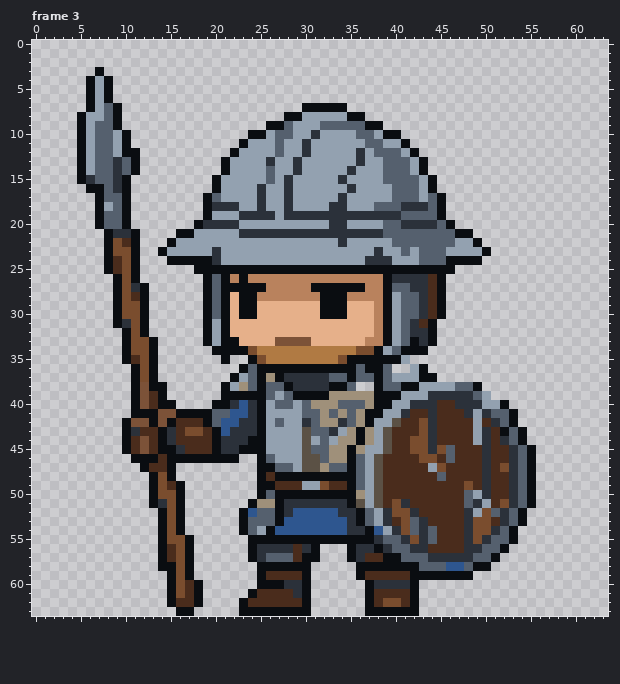
Pixel-art file: ArtSource/RemainingCast/Idles/SpearGuard_Idle.aseprite. The first picture shows the starting point.
64x64 pixels, 9 frames. Shown: frame 3. The commit also changed other frames, which this record leaves out.
And afterwards:
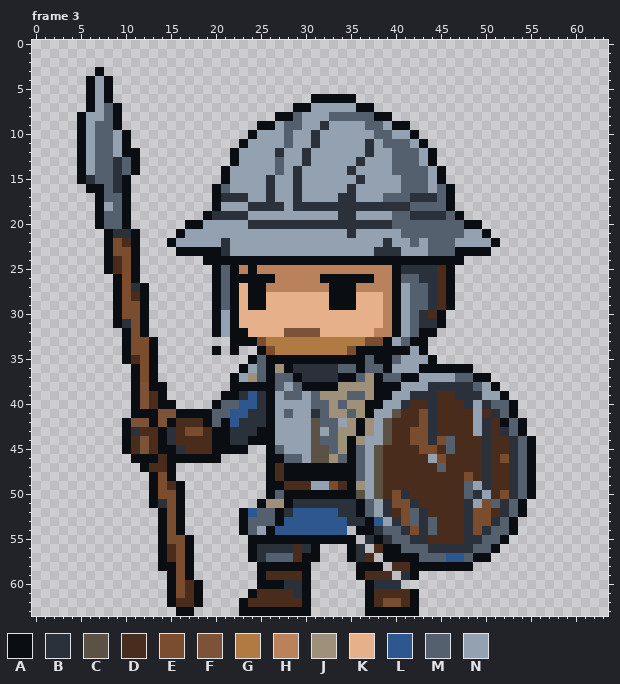
Palette (. is transparent): A #0a0d11  B #2b313a  C #5b5145  D #4a2c1c  E #7a4d2e  F #7c5238  G #b07a43  H #b9825d  J #9f907a  K #e6b08a  L #2e568f  M #55606e  N #93a1b0
The exact change:
Changed rows in their new state; - is an unchanged pixel.
Frame 3:
first column x 14:
 6 -----------------AAAAA--------------------
 7 ---------------A-NNNNNAA------------------
 8 -------------A-M---MMMMMAA----------------
 9 -----------A-N-M--BNNNNMMNAA--------------
10 -----------N-N--------NNMMNNA-------------
11 -------------NM-NB-----BNMMMNA------------
12 -------------B--------NBNN-MMNA-----------
13 -------.A---NM-NB--------N--MNA-----------
14 ------------NM-----------N--MMNA----------
15 ------.A----B-NB----N-B--NN--MNA----------
16 -------M---NB-NB----------N--MNMA---------
17 -----.ABBB-NB-NB-----B---M--BBBMA---------
18 -----.ANN-B-BBNBBBB--BBBBBB-MM-MA---------
19 ------BBB-NNN-NNNNNN--NNNNM-BBBBMA--------
20 ---A-NNNN-BBBBBBBBB--BBBBB-MMMM-MMAA------
21 ---N-----NNNNNNNNNNNN-NNNNN------MNNA-----
22 -------B------------N----BNN-N-----NNA----
23 ..AAAAAB-----------------BBN-N--MAAA------
24 -....-AAAAAAAAAAAAAAAAAAAAAAAAAA--..------
25 ----..-M-H-HHHHHHHHHHHHHHH-BBBBD----------
26 -----.AMA-AAA-----AAAAAA-HAMM-BDA---------
27 -----.AM-K-------HH---H--HANMMBDA---------
28 -----.AMAK-AKKKKKKK--AKKKHAN-MBDA---------
29 -----.AMAK-A------K--A--KHAN-MBDA---------
30 -----.ANAKK-------KKK---KHAN--------------
31 -----.ANA---------------KHANMBBA----------
32 -----.ANAA----FFFF-------HANMA------------
33 -----...-AAEGGGGGGGGGGGEE----A.-----------
34 -------.-..AE--------EAA-AA-N-------------
35 -------.---MAAAAAAAAA--M--M-NNA-----------
36 ----------NM-J-BBBBBMMAMMANN--AAAAA-------
37 ----------JMAMMA---BA--J--MAANNNNMMAA-----
38 -------.AAA-A-NMAAA-JJJJ-AANN-BBBBBMNA----
39 ---------BLBA--MNMJ--MM---N-BB-DD--B-NA---
40 -------MM-LBANN-NMM--JJA-N-BDD---D-NBMMA--
41 -----------BA-M-NBMJ----N-CD-E----D-DB----
42 -------A---BAN--NCMMNJAJ-CD---------BDAMA-
43 -------A----A---NCNMJ-------E---------B---
44 -------A----A---NC-M-AJN-------EM--D--DBMA
45 -------AA-..AM--NCCM--M-CD--D-ED----------
46 -------..--.AAMMN-C-M--------DNED-----E---
47 -----------.-DAAAAAAA---------DM------D---
48 -----------.AD-----------------D--E-------
49 -----------.-A--D-NE--J-----------MN------
50 -----------.AM--------C---EB-------BN-E---
51 ----------.A-JA------BAMNB-EB-----BNEMBMA.
52 --------------------------D-MB-----E-D----
53 ----------------------BALNB---M------BMA.-
54 ---------------------.A-BMMBE-------BM----
55 ----------------------.BAB-MB-D----BM-A.--
56 -----------------------.DAA-MMBBBB-M-A.---
57 ------------------------.--AA-MMLLMAA.----
58 -------------------------.DD-AAAAAA..-----
59 --------------------------.B-......-------
60 ---------------------------..-------------
Boxes around the changes in both pictures, in picture pixels (x1, y1, x2, y2):
changed: (158, 94, 536, 589)
